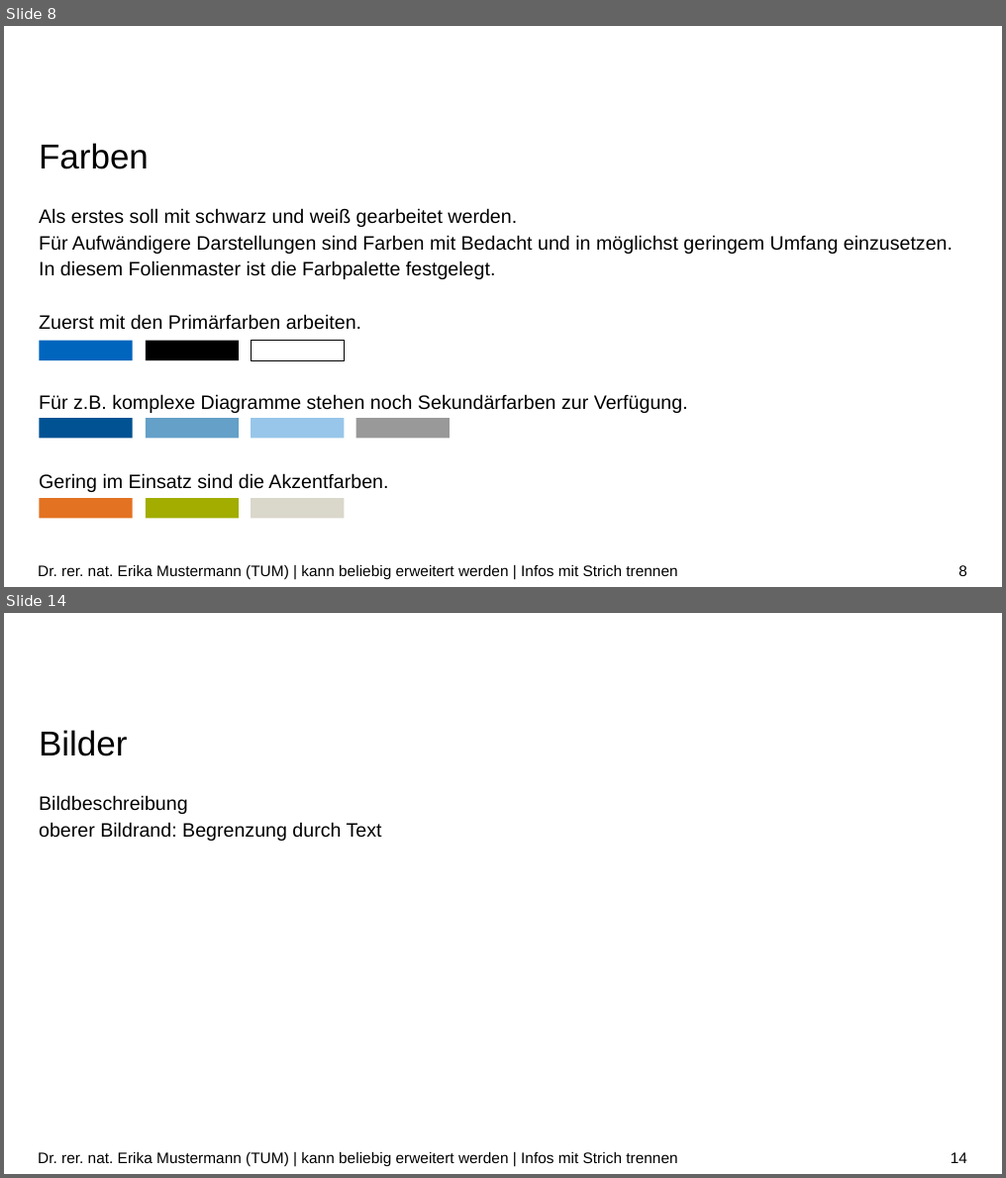
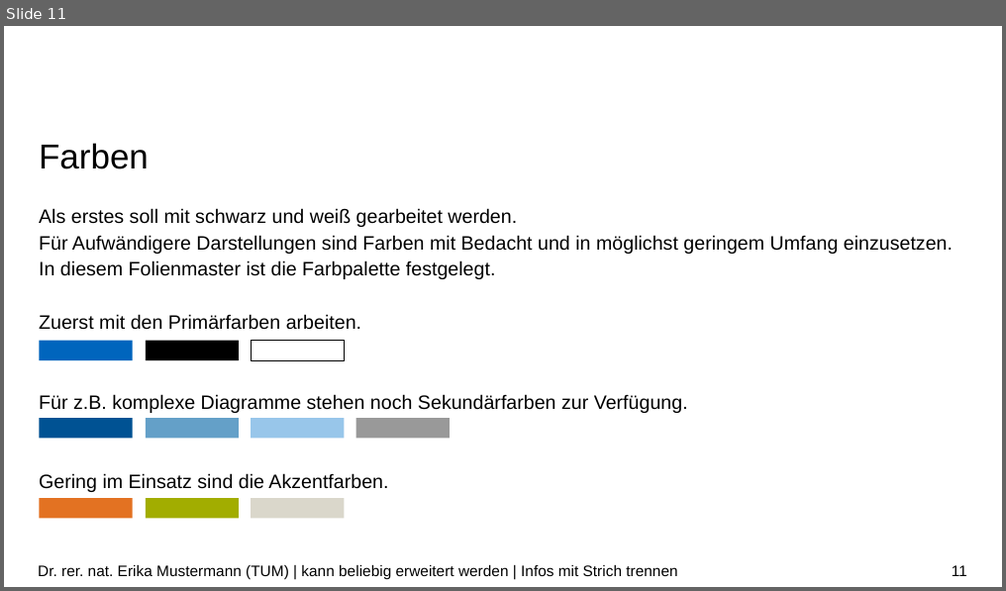
Before and after one commit to Goblin-0-0-7/n-body-cuda, a slide deck: presentation/nbody - Presentation.pptx. Shown one above the other, each under a label of ours: slides 8 and 14 before the commit, slide 11 after it; the slides between them are not shown. The pictures are 1006x1178 and 1006x591 pixels, drawn with LibreOffice and Linux fonts; fonts in the diff are those of the drawing; background and template pictures are left out. Boxes give left, top, right and bottom in pixels: in the first picture for what was removed or moved away, otherwise in the second. Text is boxed around its words. In the diff, an @@ line names an element or a change of style, - is before the commit and + after.

```diff
--- a/presentation/nbody - Presentation.pptx
+++ b/presentation/nbody - Presentation.pptx
@@ slide 14 removed at [4, 613, 1002, 1174], background #FFFFFF @@
@@ title removed at [39, 730, 127, 757] @@
-Bilder
@@ text removed at [39, 795, 382, 841] @@
-Bildbeschreibung
-oberer Bildrand: Begrenzung durch Text
@@ text removed at [38, 1153, 677, 1167] @@
-Dr. rer. nat. Erika Mustermann (TUM) | kann beliebig erweitert werden | Infos mit Strich trennen
@@ page number removed at [950, 1153, 967, 1163] @@
-14
@@ what was slide 8 is now slide 11 @@
@@ page number at [951, 566, 967, 576]: text changed @@
-8
+11
```
Also in this commit, not shown: 1 slide changed, 10 slides added, 19 other slides removed.
